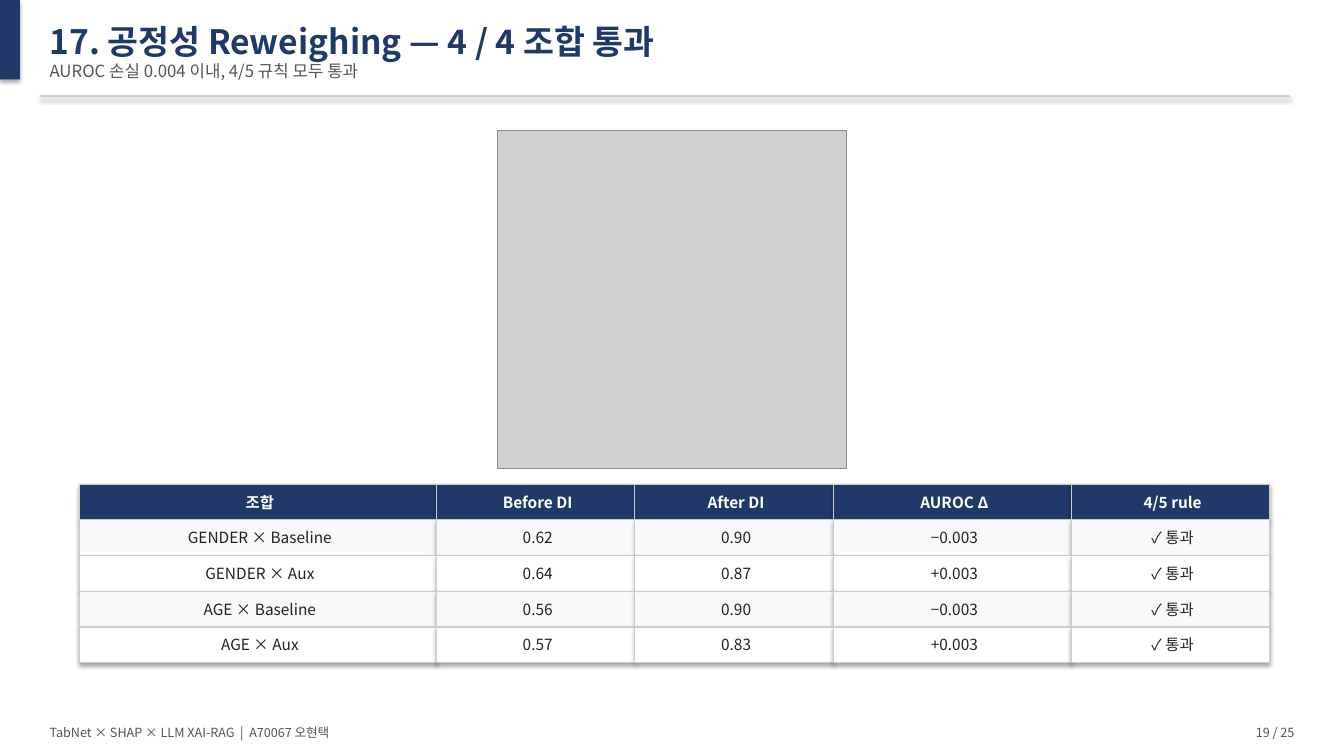
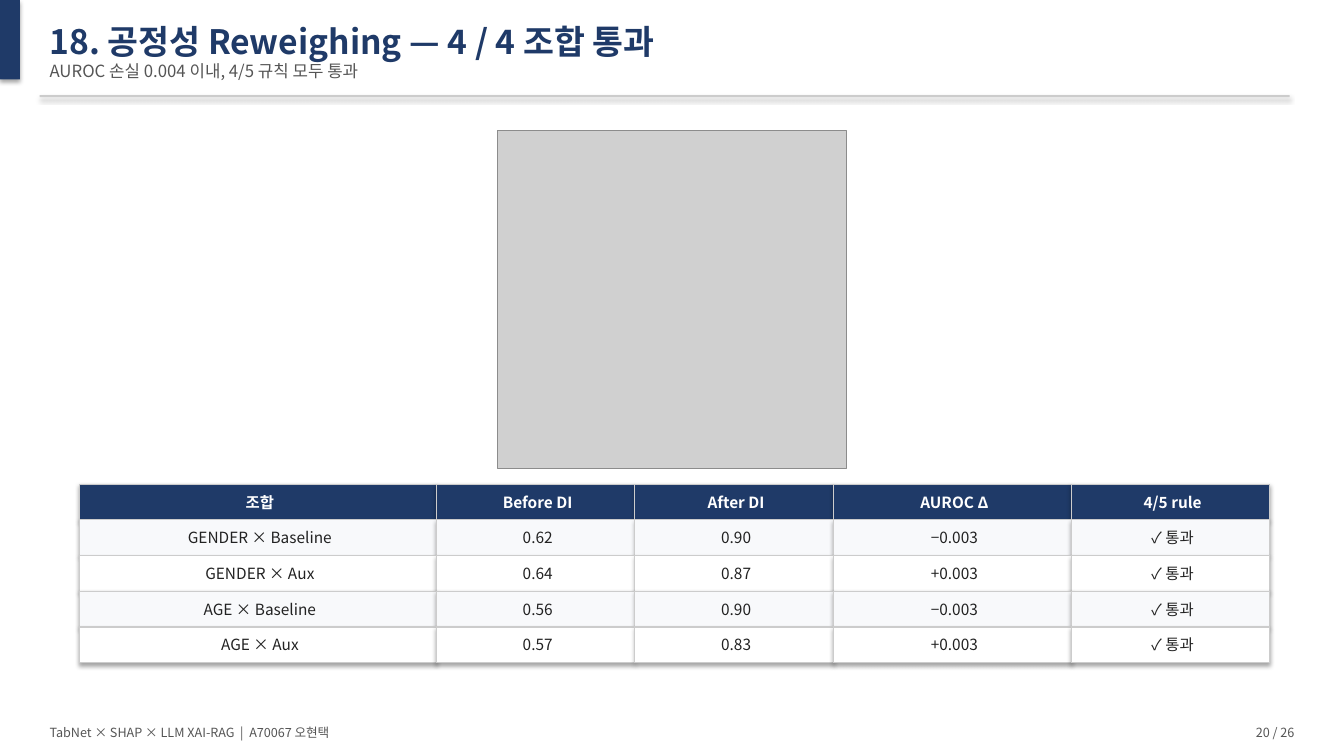
Before and after one commit to Tim-Green0/tabnet-xai-rag-credit, a slide deck: slide 20 of paper/thesis_slides.pptx (slide 19 before the commit). Drawn at 1344x756 pixels with LibreOffice and Linux fonts; fonts in the diff are those of the drawing; grey boxes stand for pictures. Boxes give left, top, right and bottom in pixels: in the first picture for what was removed or moved away, otherwise in the second. Text is boxed around its words. In the diff, an @@ line names an element or a change of style, - is before the commit and + after.

```diff
--- a/paper/thesis_slides.pptx
+++ b/paper/thesis_slides.pptx
@@ text at [50, 25, 655, 62]: text changed @@
-17. 공정성 Reweighing — 4 / 4 조합 통과
+18. 공정성 Reweighing — 4 / 4 조합 통과
@@ text at [1256, 727, 1294, 737]: text changed @@
-19 / 25
+20 / 26
```
Also in this commit, not shown: 21 other slides changed, 2 slides added, 1 slide removed, 1 other file.
